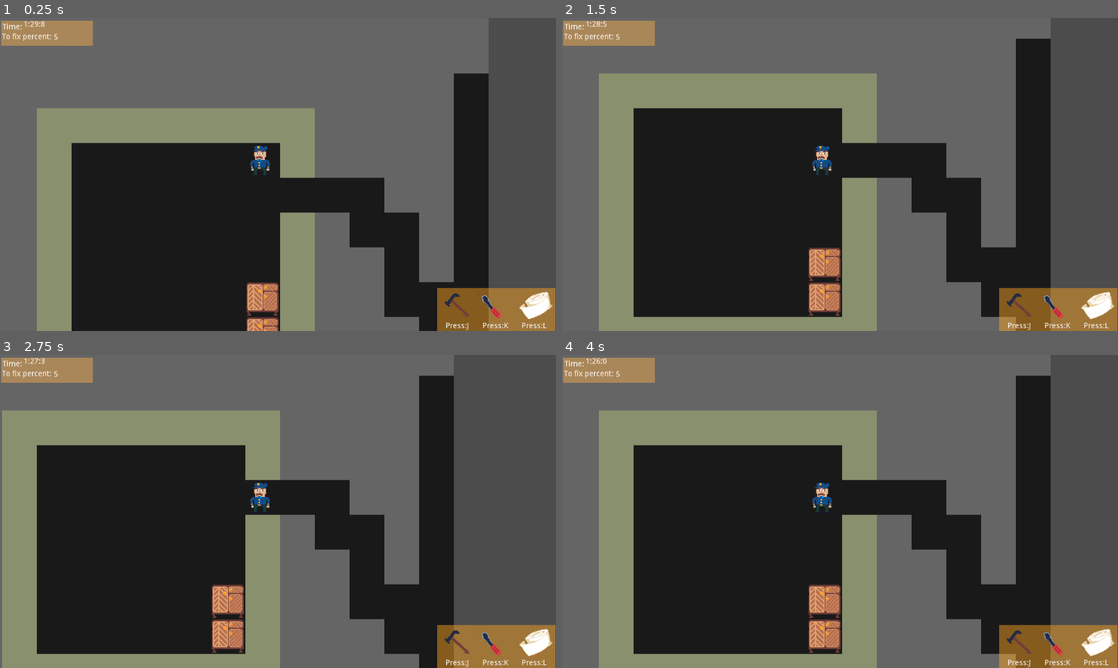
Above: before the commit, frames 1-4 (two rows, left to right).
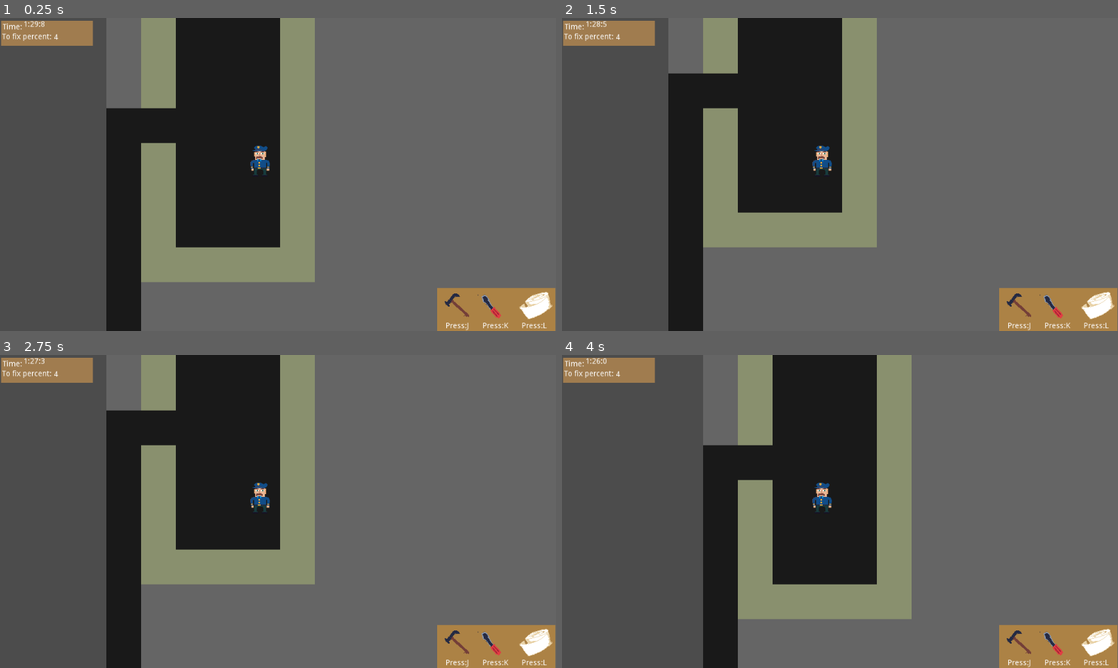
Above: after the commit, the same moments.

Repository: dr-Fade/game-jam-2020
Game: Godot game, scene res://Game.tscn
Two runs of this game, one before a commit and one after it. Both use one fixed random seed, a clock stepped at 60 frames per second and the inputs below.
Inputs:
- Up to frame 1 (0.25 s): no input
- Up to frame 2 (1.5 s): tap Enter at 0.5 s; hold D (Right) 0.53-1.28 s; tap L (FixHammer, bound only after the commit) at 0.6 s; tap Space at 1.25 s; hold S (Down) from 1.28 s (still down); tap J (FixHammer, bound only before the commit) at 1.35 s
- Up to frame 3 (2.75 s): tap Enter at 2 s; release S (Down) at 2.03 s; hold D (Right) from 2.03 s (still down); tap K (FixScrew) at 2.1 s
- Up to frame 4 (4 s): tap Space at 2.75 s; release D (Right) at 2.78 s; hold W (Up) 2.78-3.53 s; tap L (FixHammer, bound only after the commit) at 2.85 s; tap Enter at 3.5 s; hold A (Left) from 3.53 s (still down); tap J (FixHammer, bound only before the commit) at 3.6 s

The runs differ from the first frame. In frame 1, 61% of the frame differs, in the area x 0-100%, y 0-100%; in frame 2, 63%; in frame 3, 69%; in frame 4, 68%.
Error before the commit: Invalid get index '109' (on base: 'Array'). (res://Game.gd:331)

Commit message:
fixed room placement

Diff:
--- a/roguelike-template/Game.gd
+++ b/roguelike-template/Game.gd
@@ -6,10 +6,11 @@
 
 # Preloads
 
-const LEVEL_ROOM_COUNT = 5
-const MIN_ROOM_DIMENSION = 8
-const MAX_ROOM_DIMENSION = 8
-const LEVEL_SIZE = Vector2(80,80)
+var LEVEL_ROOM_COUNT
+const MIN_ROOM_DIMENSION = 5
+const MAX_ROOM_DIMENSION = 10
+const BORDER_SIZE = 1
+const LEVEL_SIZE = Vector2(50,50)
 const TILE_SIZE = 64
 
 enum Tile {
@@ -22,6 +23,7 @@
 var rooms = []
 var furniture = []
 var brokenItems: int = 0
+
 # Events
 
 onready var tile_map = $TileMap
@@ -77,6 +79,7 @@
 	get_node("TimeAndProgress/FixedItems").set_text(str(brokenItems))
 
 func build_level():
+	LEVEL_ROOM_COUNT = (LEVEL_SIZE.x / MAX_ROOM_DIMENSION) * (LEVEL_SIZE.y / MAX_ROOM_DIMENSION)
 	rooms.clear()
 	map.clear()
 	tile_map.clear()
@@ -89,7 +92,7 @@
 			map[x].append(Tile.Stone)
 			tile_map.set_cell(x, y, Tile.Stone)
 
-	var free_regions = [Rect2(Vector2(2,2), LEVEL_SIZE - Vector2(4,4))]
+	var free_regions = [Rect2(Vector2(BORDER_SIZE,BORDER_SIZE), LEVEL_SIZE - Vector2(BORDER_SIZE, BORDER_SIZE))]
 	for i in range(LEVEL_ROOM_COUNT):
 		add_room(free_regions)
 		if free_regions.empty():
@@ -106,7 +109,7 @@
 
 	update_visuals()
 
-func update_visuals():
+func update_visuals() -> void:
 	player.position = player_tile * TILE_SIZE
 
 class FurnitureReference extends Reference:
@@ -262,70 +265,55 @@
 
 	return options[randi() % options.size()]
 
-func add_room(free_regions):
+func add_room(free_regions: Array) -> void:
 	var region = free_regions[randi() % free_regions.size()]
 
-	var size_x = MIN_ROOM_DIMENSION
-	if region.size.x > MIN_ROOM_DIMENSION:
-		size_x += randi() % int(region.size.x - MIN_ROOM_DIMENSION)
-
-	var size_y = MIN_ROOM_DIMENSION
-	if region.size.y > MIN_ROOM_DIMENSION:
-		size_y += randi() % int(region.size.y - MIN_ROOM_DIMENSION)
-
-	size_x = min(size_x, MAX_ROOM_DIMENSION)
-	size_y = min(size_y, MAX_ROOM_DIMENSION)
-
-	var start_x = region.position.x
-	if region.size.x > size_x:
-		start_x += randi() % int(region.size.x - size_x)
-
-	var start_y = region.position.y
-	if region.size.y > size_y:
-		start_y += randi() % int(region.size.y - size_y)
-
-	var room = Rect2(start_x, start_y, size_x, size_y)
+	var room_start = Vector2(
+		region.position.x,# + randi() % int(region.size.x) - MIN_ROOM_DIMENSION,
+		region.position.y# + randi() % int(region.size.y) - MIN_ROOM_DIMENSION
+	)
+
+	var room_size = Vector2(
+		MIN_ROOM_DIMENSION + randi() % (MAX_ROOM_DIMENSION - MIN_ROOM_DIMENSION),
+		MIN_ROOM_DIMENSION + randi() % (MAX_ROOM_DIMENSION - MIN_ROOM_DIMENSION)
+	)
+
+	if region.end.x <= room_start.x + room_size.x:
+		room_size.x = region.end.x - (room_start.x + room_size.x)
+
+	if region.end.y <= room_start.y + room_size.y:
+		room_size.y = region.end.y - (room_start.y + room_size.y)
+
+	if room_size.x < MIN_ROOM_DIMENSION || room_size.y < MIN_ROOM_DIMENSION:
+		print("WTF???")
+
+	var room = Rect2(room_start.x, room_start.y, room_size.x, room_size.y)
 	rooms.append(room)
 
-	for x in range(start_x, start_x + size_x):
-		set_tile(x, start_y, Tile.Wall)
-		set_tile(x, start_y + size_y - 1, Tile.Wall)
-
-	for y in range(start_y + 1, start_y + size_y - 1):
-		set_tile(start_x, y, Tile.Wall)
-		set_tile(start_x + size_x - 1, y, Tile.Wall)
-		for x in range(start_x + 1, start_x + size_x - 1):
+	for x in range(room_start.x, room_start.x + room_size.x):
+		set_tile(x, room_start.y, Tile.Wall)
+		set_tile(x, room_start.y + room_size.y - 1, Tile.Wall)
+
+	for y in range(room_start.y + 1, room_start.y + room_size.y - 1):
+		set_tile(room_start.x, y, Tile.Wall)
+		set_tile(room_start.x + room_size.x - 1, y, Tile.Wall)
+		for x in range(room_start.x + 1, room_start.x + room_size.x - 1):
 			set_tile(x, y, Tile.Floor)
 
-	cut_regions(free_regions, room)
-
-func cut_regions(free_regions, region_to_remove):
-	var removal_queue = []
-	var addition_queue = []
-
-	for region in free_regions:
-		if region.intersects(region_to_remove):
-			removal_queue.append(region)
-
-			var leftover_right = region_to_remove.position.x - region.position.x - 1
-			var leftover_left = region.end.x - region_to_remove.end.x - 1
-			var leftover_above = region_to_remove.position.y - region.position.y - 1
-			var leftover_below = region.position.y - region_to_remove.end.y - 1
-
-			if leftover_left >= MAX_ROOM_DIMENSION:
-				addition_queue.append(Rect2(region.position, Vector2(leftover_left, region.size.y)))
-			if leftover_right >= MAX_ROOM_DIMENSION:
-				addition_queue.append(Rect2(Vector2(region_to_remove.end.x + 1, region.position.y), Vector2(leftover_right, region.size.y)))
-			if leftover_above >= MAX_ROOM_DIMENSION:
-				addition_queue.append(Rect2(region.position, Vector2(region.size.x, leftover_above)))
-			if leftover_below >= MAX_ROOM_DIMENSION:
-				addition_queue.append(Rect2(Vector2(region.position.x, region_to_remove.end.y + 1), Vector2(region.size.x, leftover_below)))
-
-	for region in removal_queue:
-		free_regions.erase(region)
-
-	for region in addition_queue:
-		free_regions.append(region)
+	cut_regions(free_regions)
+
+func cut_regions(free_regions):
+	free_regions.clear()
+	for grid_x in range(BORDER_SIZE, LEVEL_SIZE.x - MAX_ROOM_DIMENSION, MAX_ROOM_DIMENSION):
+		for grid_y in range(BORDER_SIZE, LEVEL_SIZE.y - MAX_ROOM_DIMENSION, MAX_ROOM_DIMENSION):
+			var grid_cell = Rect2(grid_x, grid_y, grid_x + MAX_ROOM_DIMENSION, grid_y + MAX_ROOM_DIMENSION)
+			var is_valid = true
+			for room in rooms:
+				if room.intersects(grid_cell):
+					is_valid = false
+					break
+			if is_valid:
+				free_regions.append(grid_cell)
 
 func set_tile(x,y,type):
 	map[x][y] = type
--- a/roguelike-template/project.godot
+++ b/roguelike-template/project.godot
@@ -22,7 +22,6 @@
 [display]
 
 window/size/height=576
-window/size/resizable=false
 window/vsync/use_vsync=false
 window/stretch/mode="2d"
 
@@ -50,7 +49,7 @@
 }
 FixHammer={
 "deadzone": 0.5,
-"events": [ Object(InputEventKey,"resource_local_to_scene":false,"resource_name":"","device":0,"alt":false,"shift":false,"control":false,"meta":false,"command":false,"pressed":false,"scancode":74,"unicode":0,"echo":false,"script":null)
+"events": [ Object(InputEventKey,"resource_local_to_scene":false,"resource_name":"","device":0,"alt":false,"shift":false,"control":false,"meta":false,"command":false,"pressed":false,"scancode":76,"unicode":0,"echo":false,"script":null)
  ]
 }
 FixScrew={
@@ -60,7 +59,7 @@
 }
 FixTape={
 "deadzone": 0.5,
-"events": [ Object(InputEventKey,"resource_local_to_scene":false,"resource_name":"","device":0,"alt":false,"shift":false,"control":false,"meta":false,"command":false,"pressed":false,"scancode":76,"unicode":0,"echo":false,"script":null)
+"events": [ Object(InputEventKey,"resource_local_to_scene":false,"resource_name":"","device":0,"alt":false,"shift":false,"control":false,"meta":false,"command":false,"pressed":false,"scancode":74,"unicode":0,"echo":false,"script":null)
  ]
 }
 
